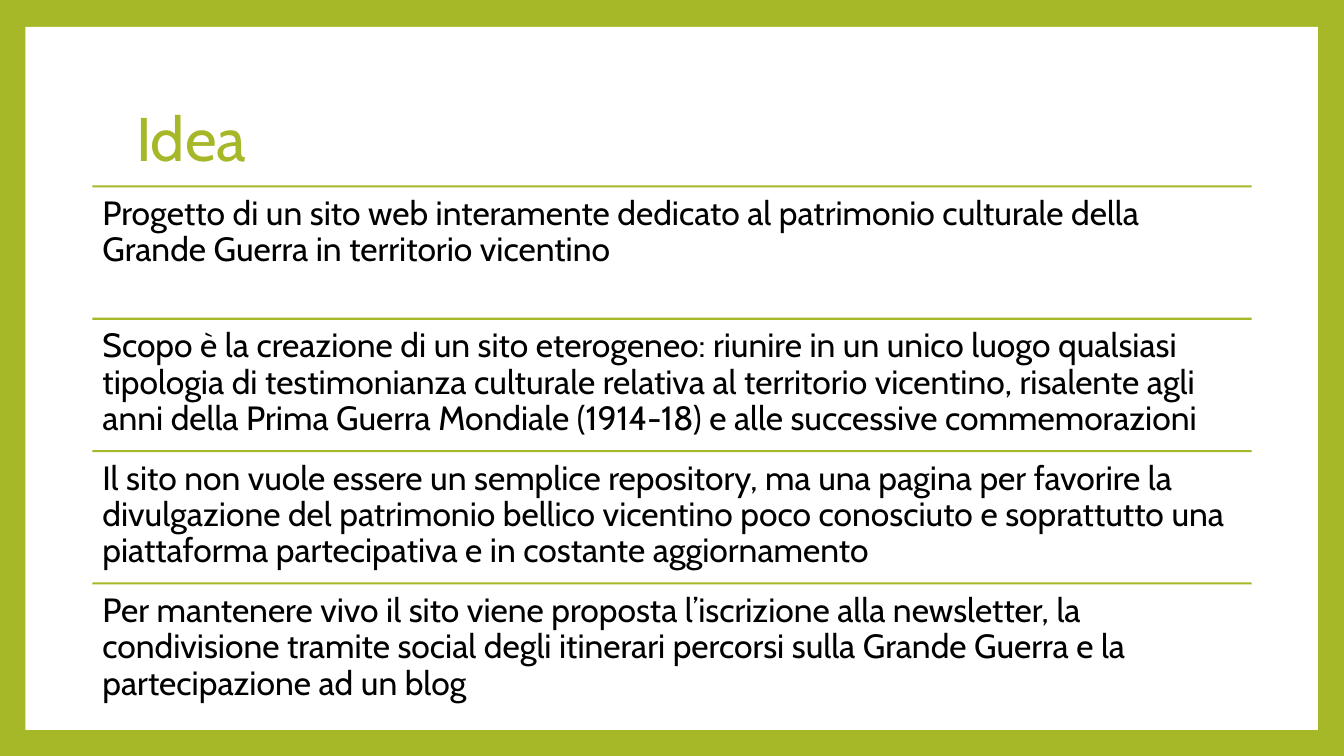
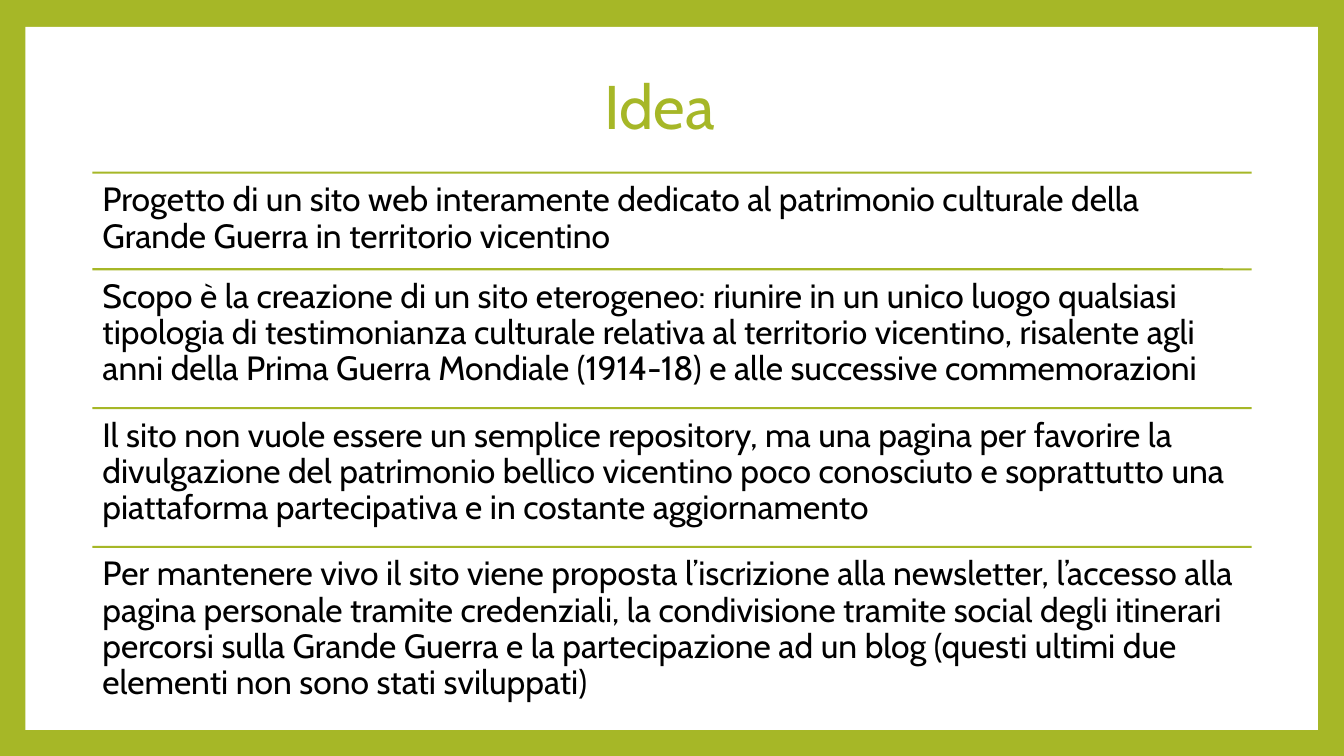
Before and after one commit to chiaradeguio/progetto-dhch, a slide deck: slide 2 of GrandeGuerraPrealpiVicentine.pptx. Drawn at 1344x756 pixels with LibreOffice and Linux fonts; fonts in the diff are those of the drawing. Boxes give left, top, right and bottom in pixels: in the first picture for what was removed or moved away, otherwise in the second. Text is boxed around its words. In the diff, an @@ line names an element or a change of style, - is before the commit and + after.

```diff
--- a/GrandeGuerraPrealpiVicentine.pptx
+++ b/GrandeGuerraPrealpiVicentine.pptx
@@ title "Idea": place and size @@
-title "Idea" at box(136, 115, 246, 162)
+title "Idea" at box(605, 83, 715, 130)
@@ text "Progetto di un sito web ...": place and size @@
-text "Progetto di un sito web ..." at box(102, 199, 1139, 262)
+text "Progetto di un sito web ..." at box(102, 185, 1139, 249)
@@ line moved from (93, 187) - (1252, 187) to (93, 172) - (1252, 172) @@
@@ text "Scopo è la creazione di ...": place and size @@
-text "Scopo è la creazione di ..." at box(102, 331, 1197, 435)
+text "Scopo è la creazione di ..." at box(102, 282, 1197, 385)
@@ line moved from (93, 319) - (1252, 319) to (93, 269) - (1252, 269) @@
@@ text "Il sito non vuole essere ...": place and size @@
-text "Il sito non vuole essere ..." at box(102, 464, 1225, 570)
+text "Il sito non vuole essere ..." at box(102, 421, 1225, 527)
@@ line moved from (93, 451) - (1252, 451) to (93, 408) - (1252, 408) @@
@@ line moved from (93, 584) - (1252, 584) to (93, 547) - (1252, 547) @@
@@ text at box(102, 559, 1232, 702): text changed @@
-Per mantenere vivo il sito viene proposta l’iscrizione alla newsletter, la condivisione tramite social degli itinerari percorsi sulla Grande Guerra e la partecipazione ad un blog
+Per mantenere vivo il sito viene proposta l’iscrizione alla newsletter, l’accesso alla pagina personale tramite credenziali, la condivisione tramite social degli itinerari percorsi sulla Grande Guerra e la partecipazione ad un blog (questi ultimi due elementi non sono stati sviluppati)
```
Also in this commit, not shown: 3 other slides changed, 1 slide added, 1 slide removed.
